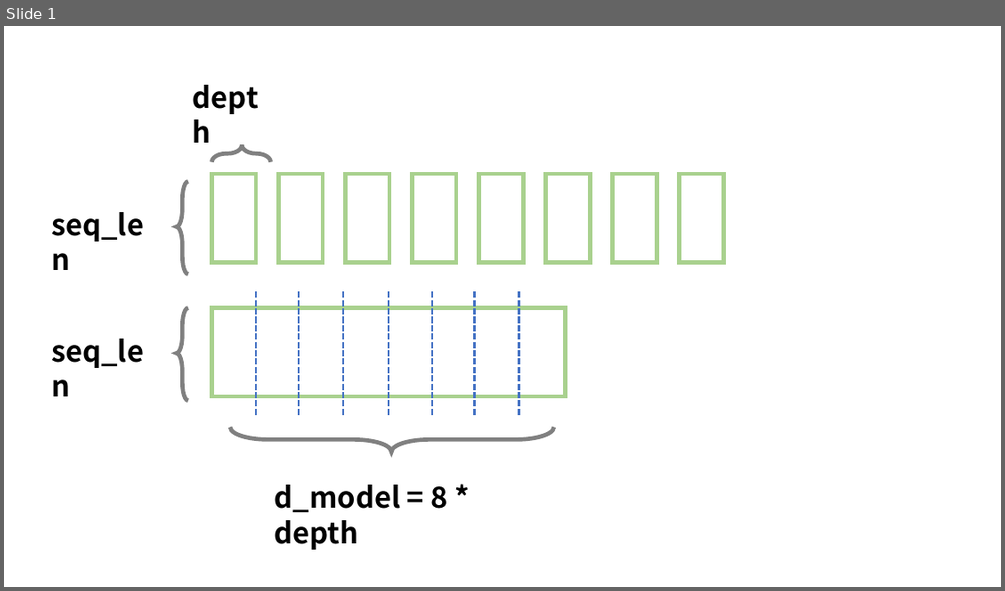
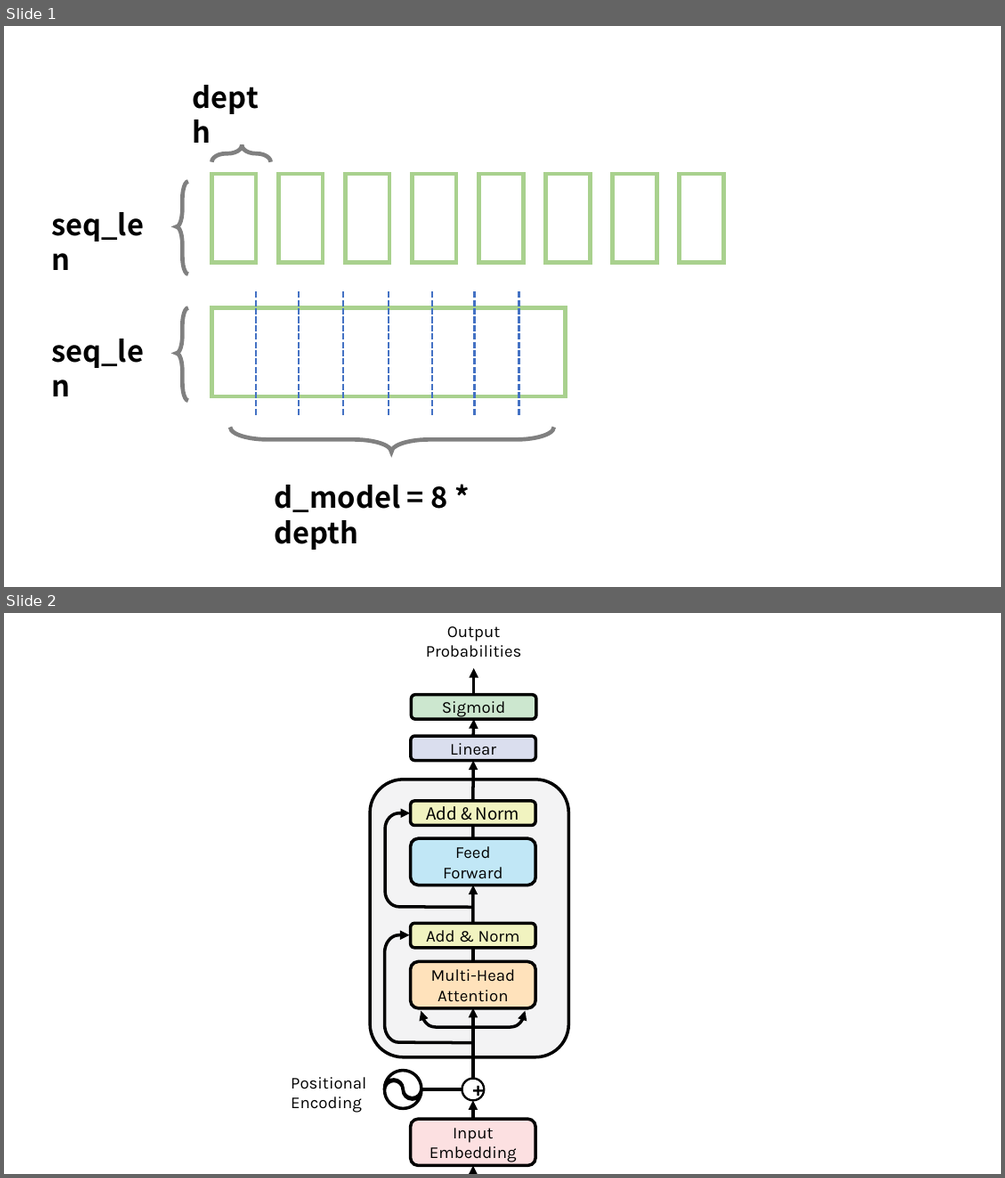
Before and after one commit to Light2077/Text-Classification, a slide deck: notebook/images/绘图.pptx. Shown one above the other, each under a label of ours: slide 1 before the commit, slides 1 and 2 after it. The pictures are 1005x591 and 1005x1178 pixels, drawn with LibreOffice and Linux fonts; fonts in the diff are those of the drawing. Boxes give left, top, right and bottom in pixels: in the first picture for what was removed or moved away, otherwise in the second. Text is boxed around its words. In the diff, an @@ line names an element or a change of style, - is before the commit and + after.

```diff
--- a/notebook/images/绘图.pptx
+++ b/notebook/images/绘图.pptx
@@ slide 2 added at <box>4,613,1001,1174</box>, background #FFFFFF @@
@@ text added at <box>426,626,522,657</box>, 16 pt, text #000000 @@
+Output
+Probabilities
@@ arrow added from (474, 695) to (474, 668), #000000 3 pt @@
@@ rounded rectangle added at <box>412,695,536,719</box>, fill #CCE7CF, outline #000000 3 pt, 16 pt, text #000000 @@
+Sigmoid
@@ arrow added from (474, 736) to (474, 719), #000000 3 pt @@
@@ rounded rectangle added at <box>411,736,535,761</box>, fill #DADEEE, outline #000000 3 pt, 16 pt, text #000000 @@
+Linear
@@ arrow added from (473, 801) to (474, 761), #000000 3 pt @@
@@ rounded rectangle added at <box>371,779,569,1056</box>, fill #F3F3F4, outline #000000 3 pt @@
@@ freeform shape added at <box>386,813,473,908</box>, outline #000000 3 pt @@
@@ rounded rectangle added at <box>411,801,535,826</box>, fill #F1F3C0, outline #000000 3 pt, 16 pt, text #000000 @@
+Add & Norm
@@ line added from (473, 838) to (473, 826), #000000 3 pt @@
@@ rounded rectangle added at <box>411,838,535,884</box>, fill #C1E7F6, outline #000000 3 pt, 16 pt, text #000000 @@
+Feed
+Forward
@@ arrow added from (473, 924) to (473, 885), #000000 3 pt @@
@@ rounded rectangle added at <box>411,924,535,948</box>, fill #F1F3C0, outline #000000 3 pt, 16 pt, text #000000 @@
+Add & Norm
@@ freeform shape added at <box>385,935,472,1043</box>, outline #000000 3 pt @@
@@ line added from (473, 962) to (473, 948), #000000 3 pt @@
@@ rounded rectangle added at <box>411,962,535,1008</box>, fill #FFE2BB, outline #000000 3 pt, 16 pt, text #000000 @@
+Multi-Head
+Attention
@@ freeform shape added at <box>421,1011,526,1027</box>, outline #000000 3 pt @@
@@ arrow added from (473, 1078) to (473, 1008), #000000 3 pt @@
@@ text added at <box>291,1077,366,1112</box>, 16 pt, text #000000 @@
+Positional
+Encoding
@@ freeform shape added at <box>385,1070,421,1097</box>, fill #FFFFFF, outline #000000 3 pt @@
@@ freeform shape added at <box>385,1080,421,1108</box>, fill #FFFFFF, outline #000000 3 pt @@
@@ line added from (423, 1089) to (462, 1089), #000000 3 pt @@
@@ ellipse added at <box>462,1078,485,1101</box>, outline #000000 2 pt, 18 pt, text #000000, bold @@
++
@@ rounded rectangle added at <box>411,1119,535,1165</box>, fill #FCE0E1, outline #000000 3 pt, 16 pt, text #000000 @@
+Input
+Embedding
@@ arrow added from (473, 1119) to (473, 1101), #000000 3 pt @@
@@ arrow added from (473, 1174) to (473, 1166), #000000 3 pt @@
```
Also in this commit, not shown: 1 other slide added, 41 other files.
